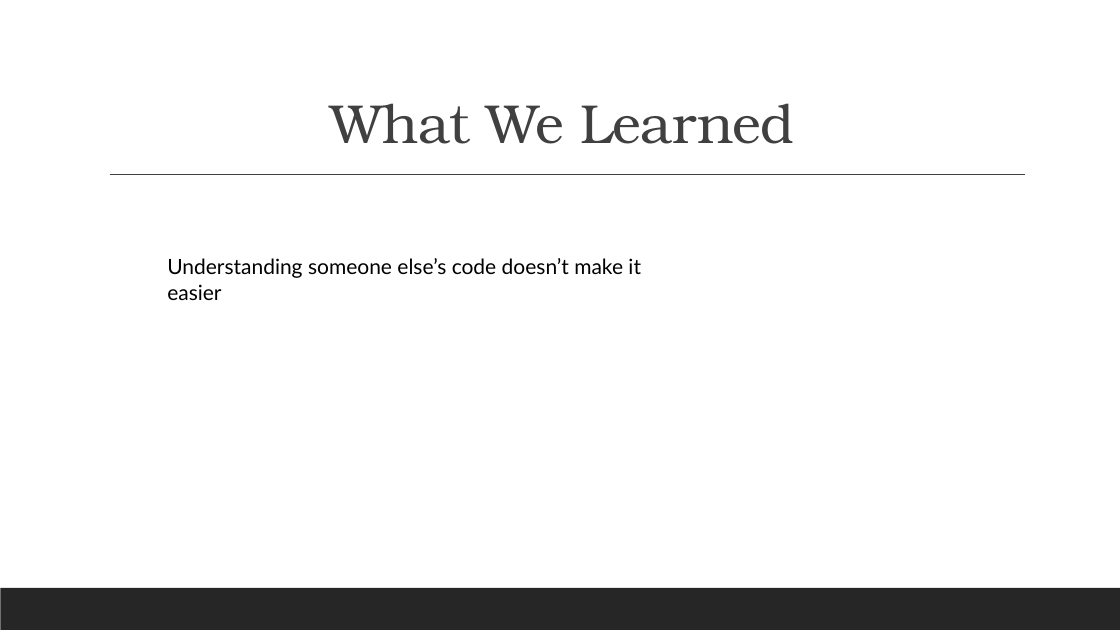
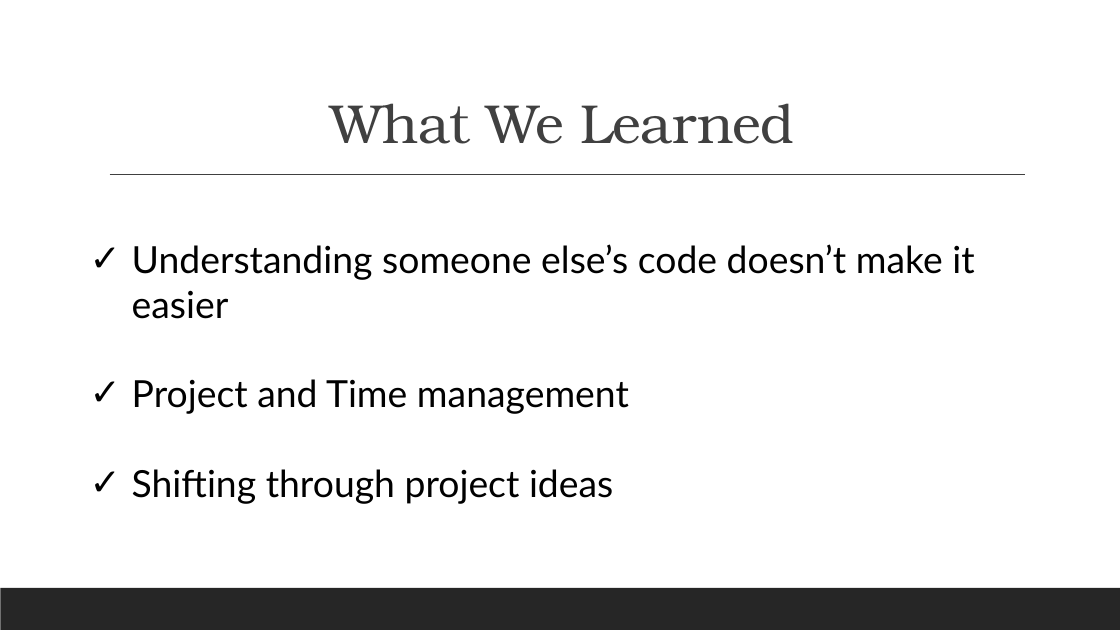
Before and after one commit to jabruhns/group-project-2, a slide deck: slide 11 of Report/Taking Off.pptx. Drawn at 1120x630 pixels with LibreOffice and Linux fonts; fonts in the diff are those of the drawing. Boxes give left, top, right and bottom in pixels: in the first picture for what was removed or moved away, otherwise in the second. Text is boxed around its words. In the diff, an @@ line names an element or a change of style, - is before the commit and + after.

```diff
--- a/Report/Taking Off.pptx
+++ b/Report/Taking Off.pptx
@@ text "Understanding someone else’s code doesn’t ..." moved from (x1=167, y1=258, x2=641, y2=278) to (x1=132, y1=244, x2=974, y2=504) @@
@@ text at (x1=132, y1=244, x2=974, y2=319): size 18 to 32 pt in "Understanding someone else’s code doesn’t make it ..."; bullet none to ✓ @@
@@ text at (x1=132, y1=379, x2=629, y2=504): paragraphs added @@
+✓ Project and Time management
+✓ Shifting through project ideas
```
Also in this commit, not shown: 4 other slides changed, 2 other files.
